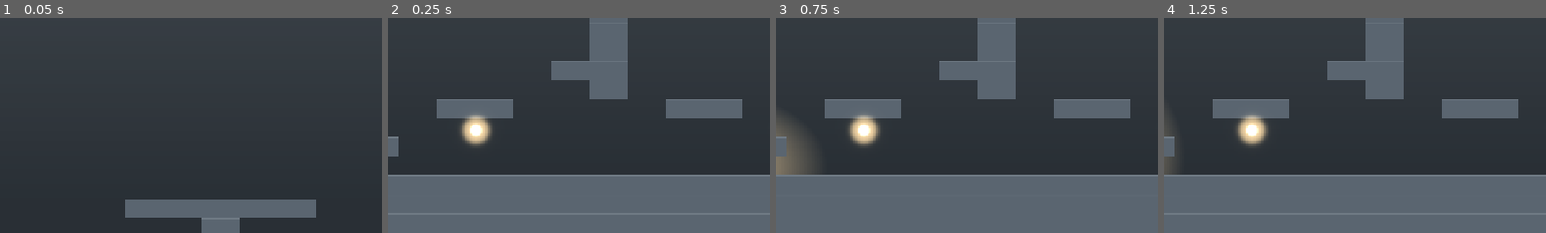
Above: before the commit, frames 1-4 (left to right).
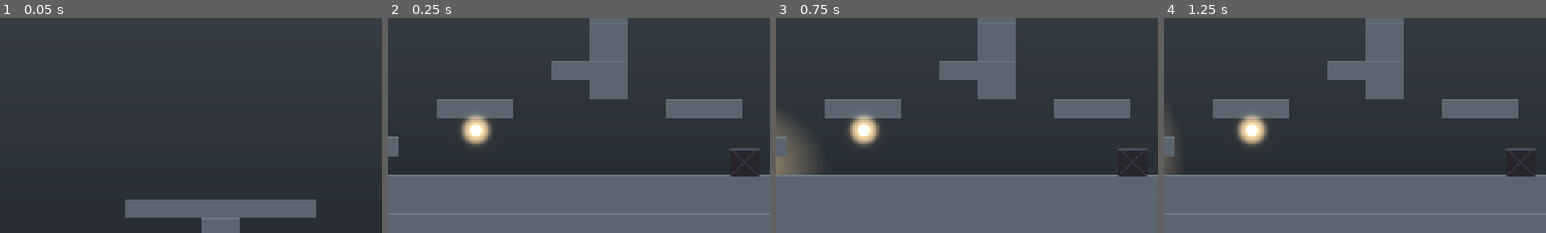
Above: after the commit, the same moments.

Repository: Appalon666/platform
Game: Godot game, scene res://scenes/main.tscn
Same seed, same stepped clock (60 frames per second), same inputs: the game is played once before the commit and once after it.
Inputs (mouse positions are % of the whole screen's width and height, from its top left):
- Up to frame 1 (0.05 s): no input
- Up to frame 2 (0.25 s): no input
- Up to frame 3 (0.75 s): tap Enter at 0.5 s; move the mouse to (72, 45) at 0.52 s; hold D (move_right) from 0.53 s (still down); tap Shift (dash) at 0.6 s; click (72, 45) at 0.67 s
- Up to frame 4 (1.25 s): keep holding D (move_right); tap Space (jump) at 0.77 s
The pictures show only the part of the screen within x 24-74%, y 50-100%; the shares and areas given below are measured in that part.

Frame 1 is identical in both runs. In frame 2, 0.2% of the frame differs, in the area x 89-98%, y 60-74%; in frame 3, 0.2%; in frame 4, 0.2%.

Commit message:
feat(mechanic 8/12): толкаемый ящик (PushBlock)
- pushblock.gd/PushBlock.tscn: RigidBody слой 1, lock_rotation + linear_damp,
  friction — двигается увесисто, не скользит, на нём можно стоять
- room1: PushBlock1 (900,1330)

Co-Authored-By: Claude Opus 4.8 (1M context) <noreply@anthropic.com>

Diff:
--- /dev/null
+++ b/scenes/prefabs/PushBlock.tscn
@@ -0,0 +1,34 @@
+[gd_scene load_steps=4 format=3]
+
+[ext_resource type="Script" path="res://scripts/prefabs/pushblock.gd" id="1"]
+
+[sub_resource type="RectangleShape2D" id="shape"]
+size = Vector2(46, 46)
+
+[sub_resource type="PhysicsMaterial" id="mat"]
+friction = 0.9
+
+[node name="PushBlock" type="RigidBody2D"]
+mass = 1.5
+physics_material_override = SubResource("mat")
+lock_rotation = true
+linear_damp = 3.0
+collision_layer = 1
+collision_mask = 1
+script = ExtResource("1")
+
+[node name="Col" type="CollisionShape2D" parent="."]
+shape = SubResource("shape")
+
+[node name="Vis" type="Polygon2D" parent="."]
+color = Color(0.156863, 0.152941, 0.180392, 1)
+polygon = PackedVector2Array(-24, -24, 24, -24, 24, 24, -24, 24)
+
+[node name="Rim" type="Polygon2D" parent="."]
+color = Color(0.294118, 0.301961, 0.360784, 1)
+polygon = PackedVector2Array(-24, -24, 24, -24, 24, -20, -24, -20)
+
+[node name="Brace" type="Line2D" parent="."]
+points = PackedVector2Array(-24, -24, 24, 24, 0, 0, 24, -24, -24, 24)
+width = 3.0
+default_color = Color(0.235294, 0.239216, 0.290196, 1)
--- a/scenes/rooms/room1.tscn
+++ b/scenes/rooms/room1.tscn
@@ -16,6 +16,7 @@
 [ext_resource type="PackedScene" path="res://scenes/prefabs/Vine.tscn" id="14_vine"]
 [ext_resource type="PackedScene" path="res://scenes/prefabs/Wind.tscn" id="15_wind"]
 [ext_resource type="PackedScene" path="res://scenes/prefabs/Wisp.tscn" id="16_wisp"]
+[ext_resource type="PackedScene" path="res://scenes/prefabs/PushBlock.tscn" id="17_block"]
 
 [node name="room1" type="Node2D" unique_id=63455047]
 script = ExtResource("2_room")
@@ -99,3 +100,6 @@
 
 [node name="Wisp1" parent="." instance=ExtResource("16_wisp")]
 position = Vector2(1600, 1050)
+
+[node name="PushBlock1" parent="." instance=ExtResource("17_block")]
+position = Vector2(900, 1330)
--- /dev/null
+++ b/scripts/prefabs/pushblock.gd
@@ -0,0 +1,8 @@
+extends RigidBody2D
+class_name PushBlock
+## Толкаемый ящик. Игрок пихает его телом (кинематик двигает ригид), чтобы забраться
+## выше или придавить кнопку. Вращение заблокировано, демпфирование гасит скольжение —
+## двигается «увесисто» и предсказуемо. Слой 1: сплошной, на нём можно стоять.
+
+func _ready() -> void:
+	add_to_group("pushblock")
Not shown, added: scripts/prefabs/pushblock.gd.uid
